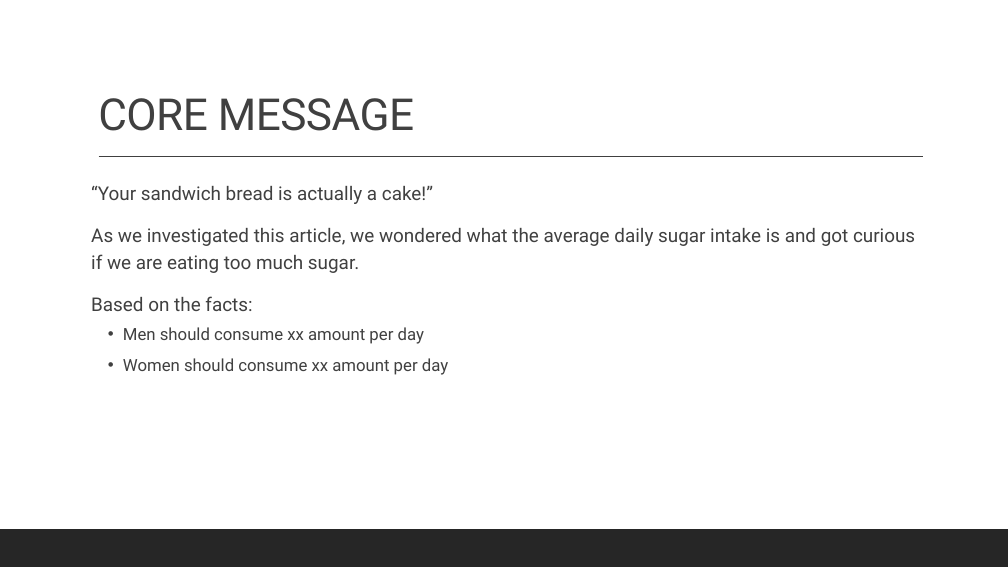
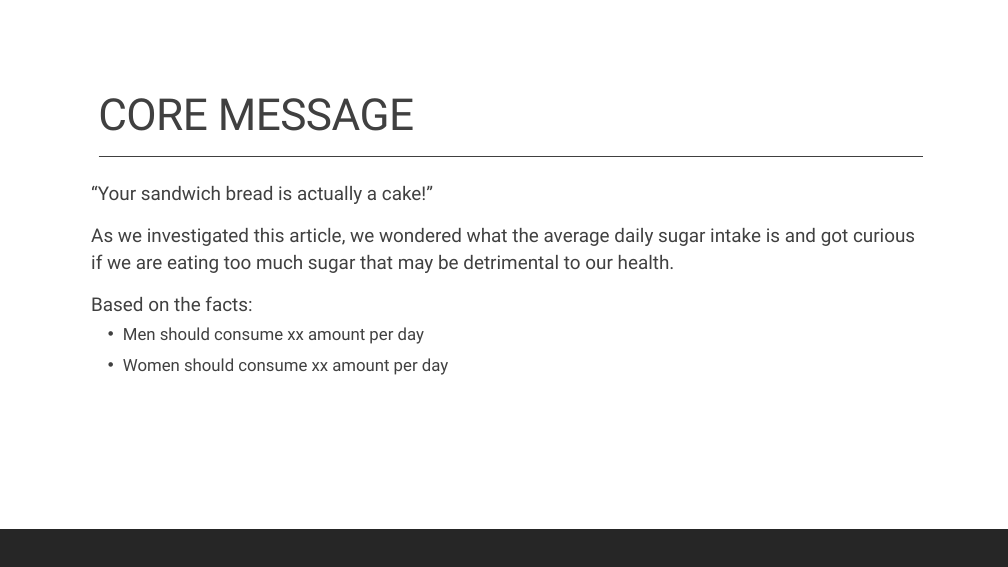
Before and after one commit to cbeachey/project1_influencers, a slide deck: slide 4 of Effects of Sugar Consumption.pptx. Drawn at 1008x567 pixels with LibreOffice and Linux fonts; fonts in the diff are those of the drawing. Boxes give left, top, right and bottom in pixels: in the first picture for what was removed or moved away, otherwise in the second. Text is boxed around its words. In the diff, an @@ line names an element or a change of style, - is before the commit and + after.

Commit message:
update

```diff
--- a/Effects of Sugar Consumption.pptx
+++ b/Effects of Sugar Consumption.pptx
@@ text at (x1=91, y1=228, x2=915, y2=273): text changed @@
-As we investigated this article, we wondered what the average daily sugar intake is and got curious if we are eating too much sugar.
+As we investigated this article, we wondered what the average daily sugar intake is and got curious if we are eating too much sugar that may be detrimental to our health.
```
